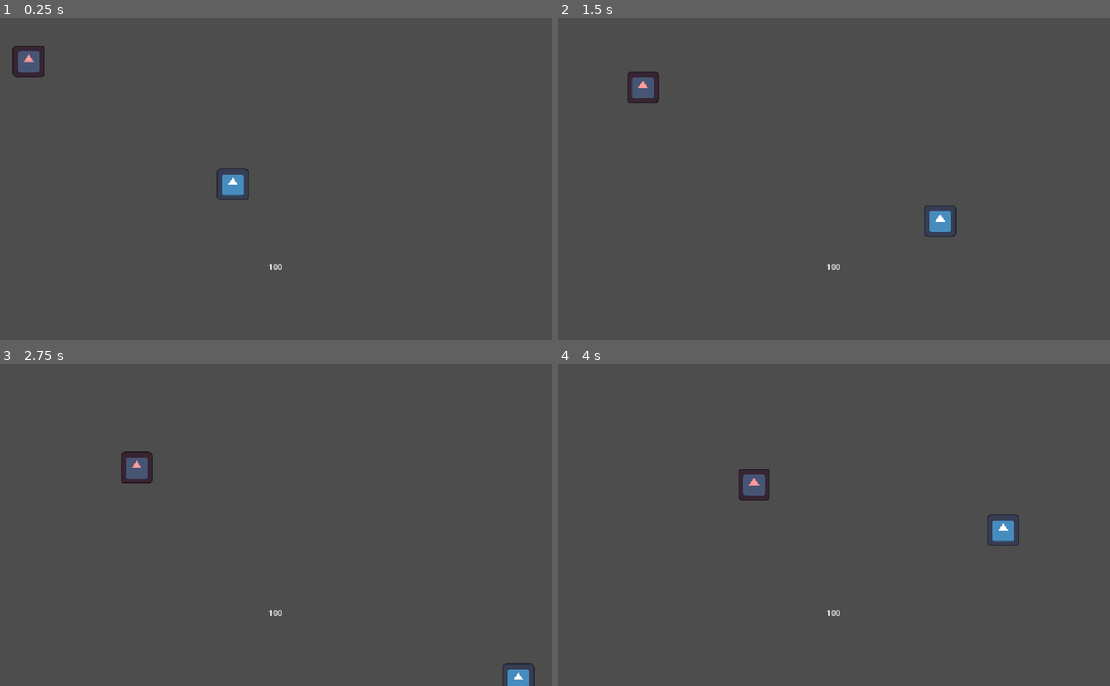
Above: before the commit, frames 1-4 (two rows, left to right).
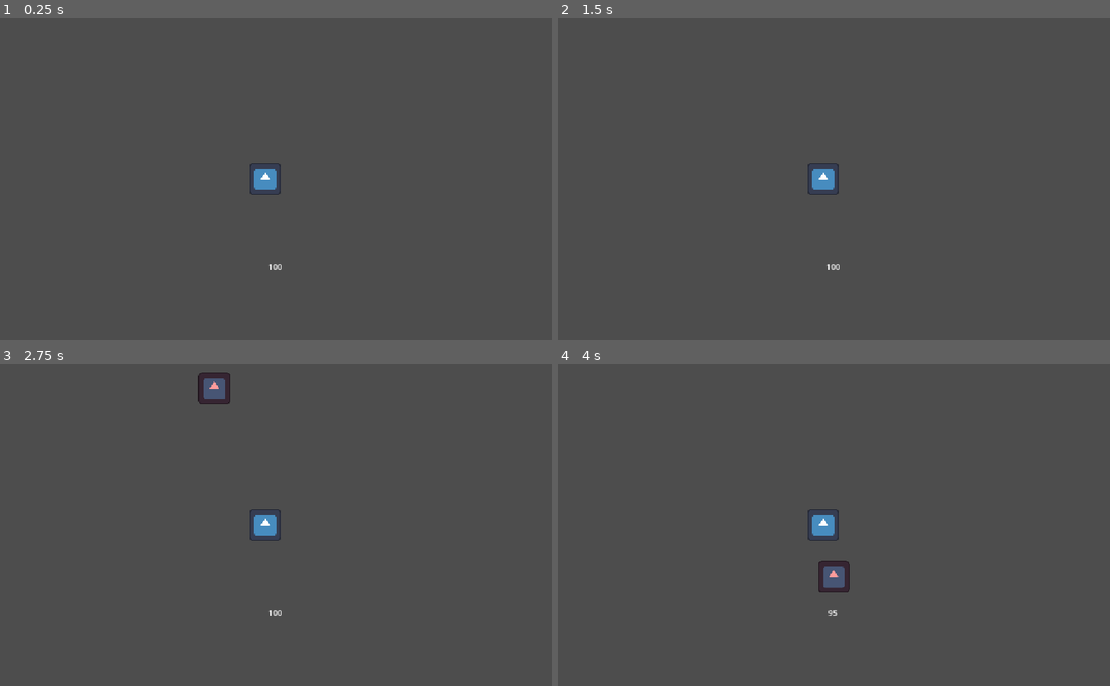
Above: after the commit, the same moments.

Repository: Enckripted/vampire-survivors-lite
Game: Godot game, scene res://game_scene.tscn
Same seed, same stepped clock (60 frames per second), same inputs: the game is played once before the commit and once after it. Before the commit the project starts from res://main.tscn. The engine's default icon, where the game draws it, is replaced by a stand-in: a white triangle on a blue panel in a dark square.
Inputs:
- Up to frame 1 (0.25 s): no input
- Up to frame 2 (1.5 s): hold Right (ui_right) 0.53-1.28 s; hold Down (ui_down) from 1.28 s (still down)
- Up to frame 3 (2.75 s): release Down (ui_down) at 2.03 s; hold Right (ui_right) from 2.03 s (still down)
- Up to frame 4 (4 s): release Right (ui_right) at 2.78 s; hold Up (ui_up) 2.78-3.53 s; hold Left (ui_left) from 3.53 s (still down)

The runs differ from the first frame. In frame 1, 1.2% of the frame differs, in the area x 2-51%, y 8-57%; in frame 2, 1.2%; in frame 3, 1.7%; in frame 4, 1.8%, in the area x 32-84%, y 32-79%.

Commit message:
feat: enemy spawning

Diff:
--- /dev/null
+++ b/enemy_spanwer.gd
@@ -0,0 +1,39 @@
+# we want to spawn enemies just outside of player view
+extends Timer
+
+@export var enemy_scene: PackedScene
+@export var spawn_limit: int
+
+var spawned_enemies: int
+
+func on_enemy_death():
+	spawned_enemies -= 1
+
+func find_enemy_spawn_location() -> Vector2:
+	var vrect = get_viewport().get_visible_rect().size
+	var center = get_viewport().get_camera_2d().get_screen_center_position()
+
+	var width_ratio = vrect.x / (vrect.x + vrect.y)
+	var side = -1 + 2*floor(randf() / 0.5)
+	if randf() <= width_ratio: #do it on the horizontal side
+		return center + Vector2((randf()*vrect.x), (side * vrect.y/2))
+	else: #do it on the vertical side
+		return center + Vector2((side * vrect.x/2), (randf()*vrect.y))
+
+func spawn_enemy_at(spawn_pos: Vector2) -> void:
+	var n_enemy = enemy_scene.instantiate() as Enemy
+	n_enemy.position = spawn_pos
+	n_enemy.died.connect(on_enemy_death)
+
+	add_child(n_enemy)
+	spawned_enemies += 1
+
+func attempt_enemy_spawn() -> void:
+	if spawned_enemies >= spawn_limit:
+		return
+
+	var spawn_location = find_enemy_spawn_location()
+	spawn_enemy_at(spawn_location)
+
+func _on_timeout() -> void:
+	attempt_enemy_spawn()
--- /dev/null
+++ b/enemy_spawner.tscn
@@ -0,0 +1,13 @@
+[gd_scene format=3 uid="uid://gml0axyg56wa"]
+
+[ext_resource type="Script" uid="uid://lo5akuv4h68j" path="res://enemy_spanwer.gd" id="1_00s5r"]
+[ext_resource type="PackedScene" uid="uid://du51owic3w7br" path="res://entities/enemies/basic_enemy.tscn" id="2_63vqd"]
+
+[node name="EnemySpawner" type="Timer" unique_id=2138630692]
+wait_time = 5.0
+autostart = true
+script = ExtResource("1_00s5r")
+enemy_scene = ExtResource("2_63vqd")
+spawn_limit = 3
+
+[connection signal="timeout" from="." to="." method="_on_timeout"]
--- a/entities/enemies/basic_enemy.tscn
+++ b/entities/enemies/basic_enemy.tscn
@@ -27,6 +27,7 @@
 shape = SubResource("RectangleShape2D_ty0te")
 
 [node name="HealthBar" parent="." unique_id=260190801 node_paths=PackedStringArray("targetEntity") instance=ExtResource("3_m2rku")]
+visible = false
 offset_top = 45.0
 offset_bottom = 55.0
 targetEntity = NodePath("..")
--- a/entities/entity.gd
+++ b/entities/entity.gd
@@ -1,5 +1,6 @@
 @abstract class_name Entity
 extends CharacterBody2D
+signal died
 
 @export var max_health := 100
 @export var immunity_time := 0.0
@@ -27,6 +28,7 @@
 		return
 
 func kill() -> void:
+	died.emit()
 	queue_free()
 
 func _physics_process(delta: float) -> void:
--- a/entities/player.tscn
+++ b/entities/player.tscn
@@ -24,3 +24,5 @@
 
 [node name="CollisionShape2D" type="CollisionShape2D" parent="." unique_id=530028931]
 shape = SubResource("RectangleShape2D_ty0te")
+
+[node name="Camera2D" type="Camera2D" parent="." unique_id=619354663]
--- /dev/null
+++ b/game_scene.tscn
@@ -0,0 +1,20 @@
+[gd_scene format=3 uid="uid://dthxuak5lwpbh"]
+
+[ext_resource type="PackedScene" uid="uid://cpjnnvaj0h0qo" path="res://entities/player.tscn" id="1_mixcd"]
+[ext_resource type="PackedScene" uid="uid://gml0axyg56wa" path="res://enemy_spawner.tscn" id="2_mixcd"]
+[ext_resource type="PackedScene" uid="uid://dnuttnq0ljke2" path="res://ui/game_ui.tscn" id="3_kdryc"]
+[ext_resource type="Script" uid="uid://b1mmicp74b77f" path="res://ui/game_ui.gd" id="4_6e45b"]
+
+[node name="GameScene" type="Node2D" unique_id=362593964]
+
+[node name="Player" parent="." unique_id=1641185780 groups=["player"] instance=ExtResource("1_mixcd")]
+position = Vector2(511, 335)
+
+[node name="EnemySpawner" parent="." unique_id=2138630692 instance=ExtResource("2_mixcd")]
+wait_time = 2.0
+
+[node name="CanvasLayer" type="CanvasLayer" parent="." unique_id=747844851]
+
+[node name="GameUi" parent="CanvasLayer" unique_id=289481130 node_paths=PackedStringArray("player") instance=ExtResource("3_kdryc")]
+script = ExtResource("4_6e45b")
+player = NodePath("../../Player")
--- a/main.tscn
+++ /dev/null
@@ -1,18 +0,0 @@
-[gd_scene format=3 uid="uid://dthxuak5lwpbh"]
-
-[ext_resource type="PackedScene" uid="uid://dnuttnq0ljke2" path="res://ui/game_ui.tscn" id="1_h2yge"]
-[ext_resource type="PackedScene" uid="uid://cpjnnvaj0h0qo" path="res://entities/player.tscn" id="1_ig7tw"]
-[ext_resource type="PackedScene" uid="uid://du51owic3w7br" path="res://entities/enemies/basic_enemy.tscn" id="2_0xm2m"]
-[ext_resource type="Script" uid="uid://b1mmicp74b77f" path="res://ui/game_ui.gd" id="2_1bvp3"]
-
-[node name="Node2D" type="Node2D" unique_id=362593964]
-
-[node name="Player" parent="." unique_id=1641185780 groups=["player"] instance=ExtResource("1_ig7tw")]
-position = Vector2(511, 335)
-
-[node name="Enemy" parent="." unique_id=691447025 instance=ExtResource("2_0xm2m")]
-position = Vector2(81, 75)
-
-[node name="GameUi" parent="." unique_id=289481130 node_paths=PackedStringArray("player") instance=ExtResource("1_h2yge")]
-script = ExtResource("2_1bvp3")
-player = NodePath("../Player")
--- a/ui/game_ui.gd
+++ b/ui/game_ui.gd
@@ -6,4 +6,4 @@
 @onready var health_text: Label = $HealthText
 
 func _process(_delta: float) -> void:
-	health_text.text = str(player.health)
+	health_text.text = str(player.health) if player != null else "0"
Not shown, added: enemy_spanwer.gd.uid
